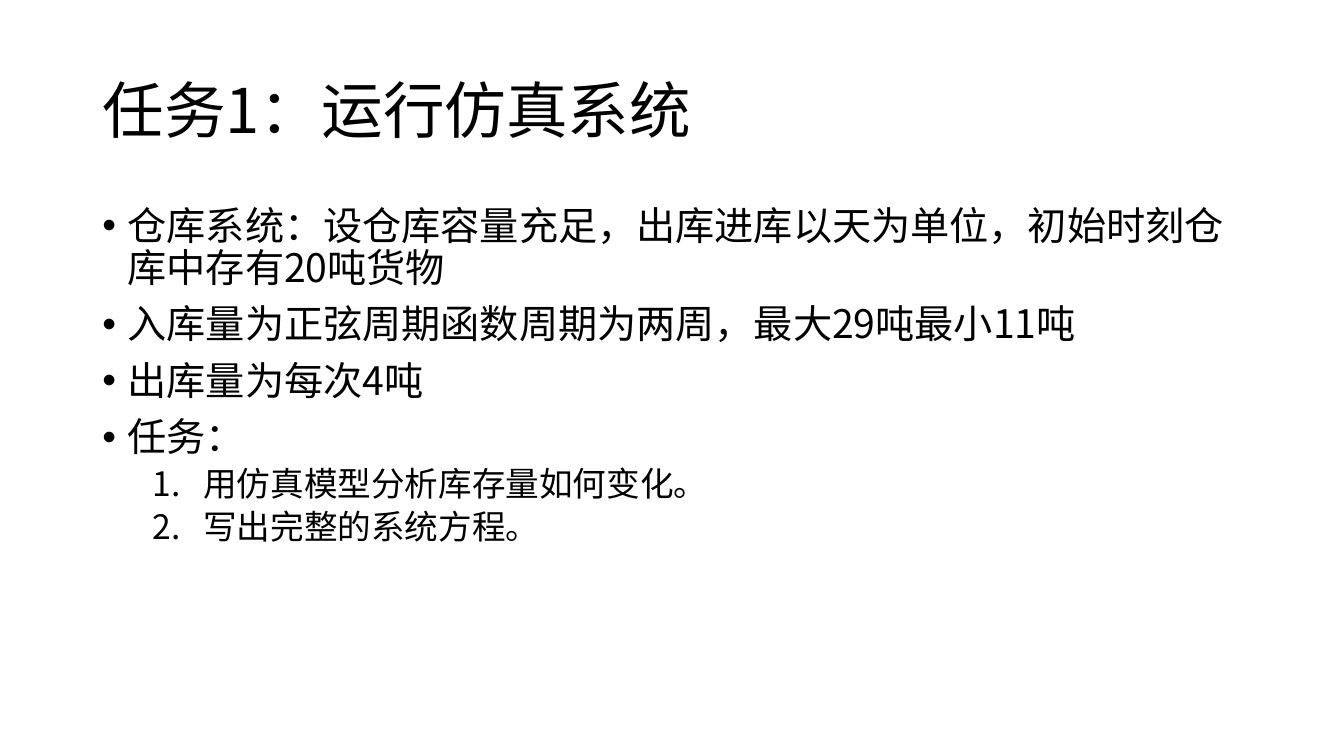
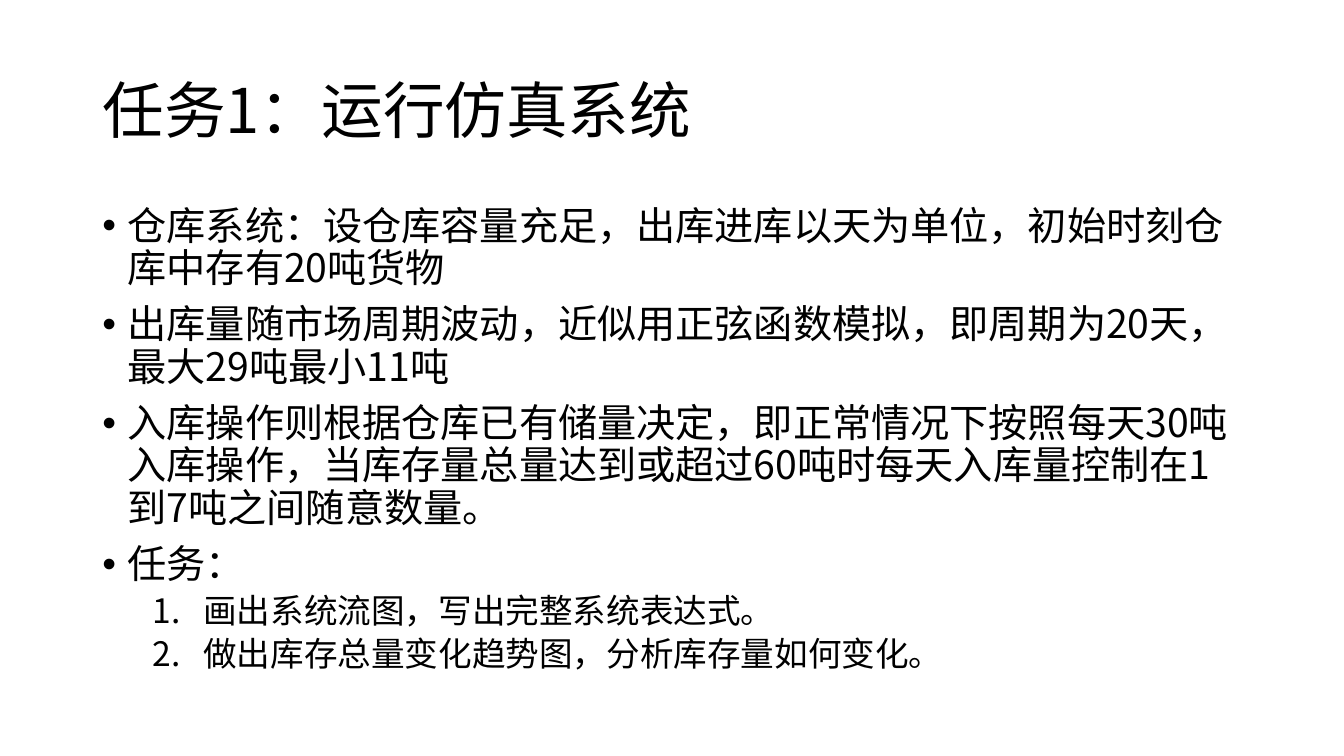
Before and after one commit to exoplanetX/SystemDynamics, a slide deck: slide 2 of 作业1 .pptx. Drawn at 1344x756 pixels with LibreOffice and Linux fonts; fonts in the diff are those of the drawing. Boxes give left, top, right and bottom in pixels: in the first picture for what was removed or moved away, otherwise in the second. Text is boxed around its words. In the diff, an @@ line names an element or a change of style, - is before the commit and + after.

```diff
--- a/作业1 .pptx
+++ b/作业1 .pptx
@@ text at <box>128,305,1228,525</box>: text changed @@
-• 入库量为正弦周期函数周期为两周，最大29吨最小11吨
-• 出库量为每次4吨
+• 出库量随市场周期波动，近似用正弦函数模拟，即周期为20天，最大29吨最小11吨
+• 入库操作则根据仓库已有储量决定，即正常情况下按照每天30吨入库操作，当库存量总量达到或超过60吨时每天入库量控制在1到7吨之间随意数量。
@@ text at <box>203,594,942,670</box>: text changed @@
-  1. 用仿真模型分析库存量如何变化。
-  2. 写出完整的系统方程。
+  1. 画出系统流图，写出完整系统表达式。
+  2. 做出库存总量变化趋势图，分析库存量如何变化。
```
Also in this commit, not shown: 1 other slide changed.
